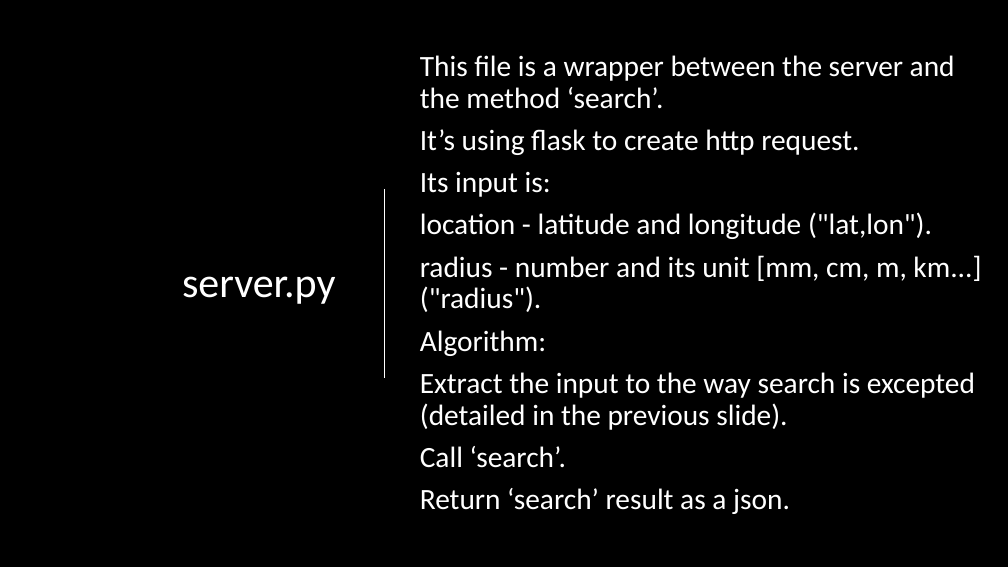
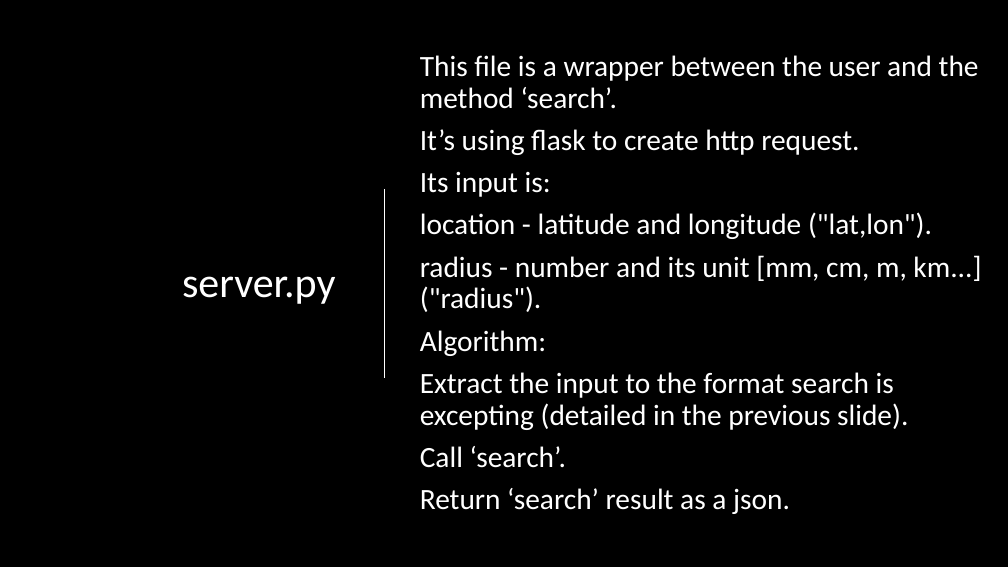
Before and after one commit to TechnionTDK/wikipedia-places, a slide deck: slide 11 of high_level_presentation.pptx. Drawn at 1008x567 pixels with LibreOffice and Linux fonts; fonts in the diff are those of the drawing; background and template pictures are left out. Boxes give left, top, right and bottom in pixels: in the first picture for what was removed or moved away, otherwise in the second. Text is boxed around its words. In the diff, an @@ line names an element or a change of style, - is before the commit and + after.

```diff
--- a/high_level_presentation.pptx
+++ b/high_level_presentation.pptx
@@ text at [420,55,979,109]: text changed @@
-This file is a wrapper between the server and the method ‘search’.
+This file is a wrapper between the user and the method ‘search’.
@@ text at [420,372,908,430]: text changed @@
-Extract the input to the way search is excepted (detailed in the previous slide).
+Extract the input to the format search is excepting (detailed in the previous slide).
```
Also in this commit, not shown: 6 other slides changed, 2 other files.
